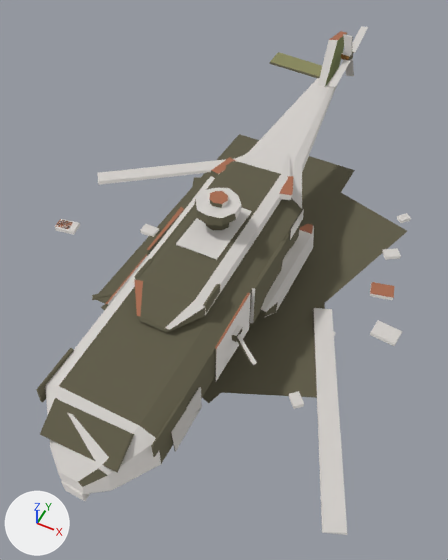
A saved change to the FBX model entregas/teo-modelado/restos-k8-7nov/SM_RestosNH90_v4_LOD0.fbx.
Camera for both pictures: a 50 mm lens placed at (5.5, -11.66, 14.31), pointed at (0.14, -0.94, 0.91). The axes (+X, +Y, +Z) are drawn at lower left. The lights are the same throughout. The first picture is the older version. Where no turn or scale is listed for an object, it has been applied to the vertices.

In view in the first picture: 'SM_bloques.restos_nh90_v4_LOD0'.
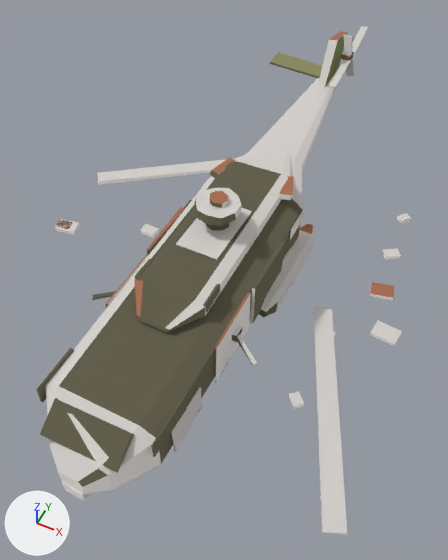
The change, as a diff of the scene's bpy script:
```diff
--- a/entregas/teo-modelado/restos-k8-7nov/SM_RestosNH90_v4_LOD0.fbx.py
+++ b/entregas/teo-modelado/restos-k8-7nov/SM_RestosNH90_v4_LOD0.fbx.py
@@ me_sm_bloques_restos_nh90_v4_lod0_001 @@
 # used by ob_sm_bloques_restos_nh90_v4_lod0; location = (0.0, 0.0, 0.0)
-me_sm_bloques_restos_nh90_v4_lod0_001.from_pydata(...)  # 644 vertices, 572 faces; spans x -6.6..5.7, y -8.1..9.3, z 0.0..4.7
+me_sm_bloques_restos_nh90_v4_lod0_001.from_pydata(...)  # 620 vertices, 554 faces; spans x -6.6..5.7, y -8.1..9.3, z 0.0..4.7
+# me_sm_bloques_restos_nh90_v4_lod0_001 part 1: the loose piece of 8 vertices spanning x -3.4..4.2, y -4.5..5.5, z 0.0 is deleted
+# me_sm_bloques_restos_nh90_v4_lod0_001 part 2: the loose piece of 8 vertices spanning x -3.0..4.2, y -4.3..5.9, z 0.0 is deleted
+# me_sm_bloques_restos_nh90_v4_lod0_001 part 3: the loose piece of 8 vertices spanning x -3.4..1.7, y -2.8..6.8, z 0.0 is deleted
 me_sm_bloques_restos_nh90_v4_lod0_001.materials.append(mat_mat_paleta32)
```

What differs and where, as boxes (x1, y1, x2, y2) in the pictures (448 x 560 px):
part 1 of me_sm_bloques_restos_nh90_v4_lod0_001, deleted: before (192, 177, 325, 398)
part 2 of me_sm_bloques_restos_nh90_v4_lod0_001, deleted: before (101, 193, 407, 403)
part 3 of me_sm_bloques_restos_nh90_v4_lod0_001, deleted: before (96, 134, 355, 361)
